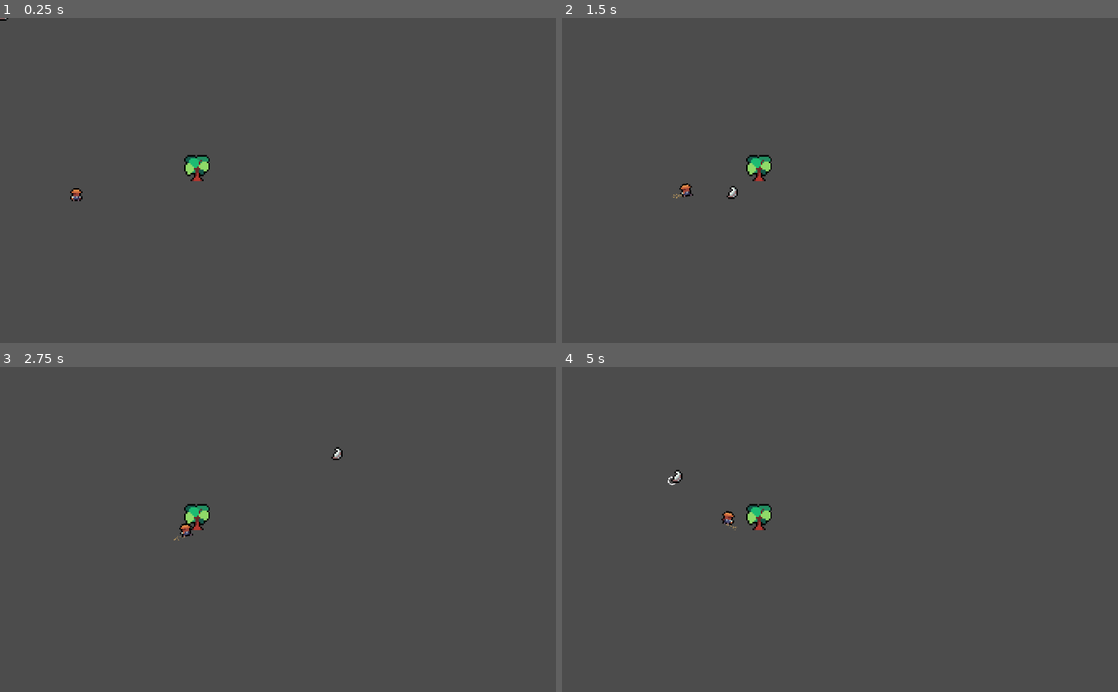
Above: before the commit, frames 1-4 (two rows, left to right).
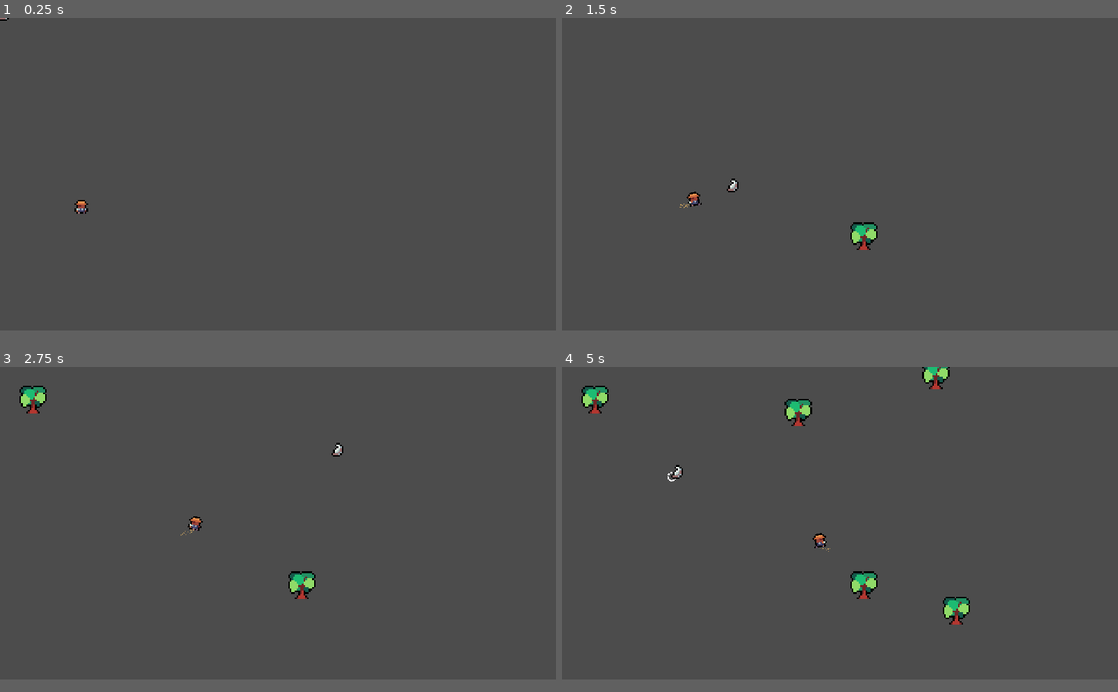
Above: after the commit, the same moments.

Repository: Fleyvera/FarmerLike
Game: Godot game, scene res://Scenes/Game.tscn
Two runs of this game, one before a commit and one after it. Both use one fixed random seed, a clock stepped at 60 frames per second and the inputs below.
Inputs (mouse positions are in pixels of both pictures, inside the frame that each line leads up to):
- Up to frame 1 (0.25 s): no input
- Up to frame 2 (1.5 s): tap Enter at 0.5 s; move the mouse to (962, 164) at 0.52 s; click (962, 164) at 0.6 s; right-click (962, 164) at 0.8 s; move the mouse to (728, 196) at 1.27 s; right-click (728, 196) at 1.35 s
- Up to frame 3 (2.75 s): click (166, 545) at 1.55 s; move the mouse to (333, 458) at 2.02 s; click (333, 458) at 2.1 s; right-click (333, 458) at 2.3 s
- Up to frame 4 (5 s): move the mouse to (812, 594) at 2.77 s; right-click (812, 594) at 2.85 s; click (812, 594) at 3.05 s; move the mouse to (1006, 578) at 3.52 s; click (1006, 578) at 3.6 s; right-click (1006, 578) at 3.8 s; move the mouse to (673, 480) at 4.27 s; right-click (673, 480) at 4.35 s; click (673, 480) at 4.55 s
In our replay, the window is 800x468 before the commit and 800x450 after it. These sizes can differ from the game's own. Grey fills any space a smaller window leaves; there, only what the larger window draws over its background counts as a difference.

The runs differ from the first frame. In frame 1, 0.5% of the frame differs, in the area x 0-38%, y 0-61%; in frame 2, 0.9%; in frame 3, 1.1%; in frame 4, 2.1%, in the area x 3-74%, y 0-80%.

Commit message:
3° Att
Interaction system
Action Progress Bar
PrefabsPool
MapGenerator started

Diff:
--- a/Prefabs/Tree.tscn
+++ b/Prefabs/Tree.tscn
@@ -1,7 +1,8 @@
-[gd_scene load_steps=7 format=2]
+[gd_scene load_steps=9 format=2]
 
 [ext_resource path="res://Sprites/TinyRanch_MapDecorations.png" type="Texture" id=1]
 [ext_resource path="res://Scripts/Tree.gd" type="Script" id=2]
+[ext_resource path="res://Scripts/TreePool.gd" type="Script" id=3]
 
 [sub_resource type="RectangleShape2D" id=11]
 extents = Vector2( 4, 1 )
@@ -9,7 +10,7 @@
 [sub_resource type="RectangleShape2D" id=12]
 
 [sub_resource type="Animation" id=13]
-resource_name = "Dropping"
+resource_name = "DroppingLeft"
 tracks/0/type = "value"
 tracks/0/path = NodePath("Sprite:rotation_degrees")
 tracks/0/interp = 1
@@ -21,6 +22,21 @@
 "transitions": PoolRealArray( 1, 1 ),
 "update": 0,
 "values": [ 0.0, -85.0 ]
+}
+
+[sub_resource type="Animation" id=15]
+resource_name = "DroppingRight"
+tracks/0/type = "value"
+tracks/0/path = NodePath("Sprite:rotation_degrees")
+tracks/0/interp = 1
+tracks/0/loop_wrap = true
+tracks/0/imported = false
+tracks/0/enabled = true
+tracks/0/keys = {
+"times": PoolRealArray( 0, 1 ),
+"transitions": PoolRealArray( 1, 1 ),
+"update": 0,
+"values": [ 0.0, 85.0 ]
 }
 
 [sub_resource type="Animation" id=14]
@@ -38,34 +54,55 @@
 "values": [ 0.0 ]
 }
 
-[node name="Tree" type="StaticBody2D" groups=["Tree"]]
-position = Vector2( 104.124, 119 )
+[node name="TreePool" type="Node2D"]
+z_index = 2
+script = ExtResource( 3 )
+
+[node name="Tree" type="StaticBody2D" parent="." groups=["Tree"]]
 scale = Vector2( 3, 3 )
-z_index = 1
+z_index = 2
 script = ExtResource( 2 )
 __meta__ = {
 "_edit_group_": true
 }
 
-[node name="CollisionShape2D" type="CollisionShape2D" parent="."]
+[node name="CollisionShape2D" type="CollisionShape2D" parent="Tree"]
 position = Vector2( 0, 7 )
 shape = SubResource( 11 )
 
-[node name="Sprite" type="Sprite" parent="."]
+[node name="ActionArea" type="Area2D" parent="Tree" groups=["Tree"]]
+
+[node name="CollisionShape2D" type="CollisionShape2D" parent="Tree/ActionArea"]
+shape = SubResource( 12 )
+
+[node name="Sprite" type="Sprite" parent="Tree"]
 position = Vector2( -0.0413322, 8 )
 texture = ExtResource( 1 )
 offset = Vector2( 0, -8 )
 region_enabled = true
 region_rect = Rect2( 32.0874, 32.0629, 15.8466, 15.9754 )
 
-[node name="ActionArea" type="Area2D" parent="." groups=["Tree"]]
-
-[node name="CollisionShape2D" type="CollisionShape2D" parent="ActionArea"]
-shape = SubResource( 12 )
-
-[node name="AnimationPlayer" type="AnimationPlayer" parent="."]
-anims/Dropping = SubResource( 13 )
+[node name="AnimationPlayer" type="AnimationPlayer" parent="Tree"]
+anims/DroppingLeft = SubResource( 13 )
+anims/DroppingRight = SubResource( 15 )
 anims/RESET = SubResource( 14 )
 
-[connection signal="area_shape_entered" from="ActionArea" to="." method="_on_ActionArea_area_shape_entered"]
-[connection signal="area_shape_exited" from="ActionArea" to="." method="_on_ActionArea_area_shape_exited"]
+[node name="TreeFx" type="CPUParticles2D" parent="Tree"]
+position = Vector2( 0, 5 )
+emitting = false
+amount = 50
+explosiveness = 0.2
+lifetime_randomness = 1.0
+local_coords = false
+emission_shape = 1
+emission_sphere_radius = 3.0
+radial_accel = 50.0
+radial_accel_random = 1.0
+angle = 50.0
+angle_random = 1.0
+scale_amount = 2.5
+scale_amount_random = 1.0
+color = Color( 0.768627, 0.619608, 0.619608, 1 )
+
+[connection signal="area_shape_entered" from="Tree/ActionArea" to="Tree" method="_on_ActionArea_area_shape_entered"]
+[connection signal="area_shape_exited" from="Tree/ActionArea" to="Tree" method="_on_ActionArea_area_shape_exited"]
--- /dev/null
+++ b/Scenes/ActionBar.tscn
@@ -0,0 +1,15 @@
+[gd_scene load_steps=2 format=2]
+
+[ext_resource path="res://Scripts/ActionBar.gd" type="Script" id=1]
+
+[node name="ActionBar" type="Node2D"]
+z_index = 5
+script = ExtResource( 1 )
+
+[node name="ProgressBar" type="ProgressBar" parent="."]
+margin_left = -20.0
+margin_top = -7.0
+margin_right = 19.0
+margin_bottom = 7.0
+rect_scale = Vector2( 1.0082, 1 )
+percent_visible = false
--- a/Scenes/Farmer.tscn
+++ b/Scenes/Farmer.tscn
@@ -9,6 +9,14 @@
 [sub_resource type="RectangleShape2D" id=6]
 extents = Vector2( 3, 4 )
 
+[sub_resource type="AtlasTexture" id=1]
+atlas = ExtResource( 1 )
+region = Rect2( 0, 0, 8, 8 )
+
+[sub_resource type="AtlasTexture" id=2]
+atlas = ExtResource( 1 )
+region = Rect2( 0, 8, 8, 8 )
+
 [sub_resource type="AtlasTexture" id=3]
 atlas = ExtResource( 1 )
 region = Rect2( 0, 16, 8, 8 )
@@ -17,25 +25,17 @@
 atlas = ExtResource( 1 )
 region = Rect2( 0, 24, 8, 8 )
 
-[sub_resource type="AtlasTexture" id=1]
-atlas = ExtResource( 1 )
-region = Rect2( 0, 0, 8, 8 )
-
-[sub_resource type="AtlasTexture" id=2]
-atlas = ExtResource( 1 )
-region = Rect2( 0, 8, 8, 8 )
-
 [sub_resource type="SpriteFrames" id=5]
 animations = [ {
+"frames": [ SubResource( 1 ), SubResource( 2 ) ],
+"loop": true,
+"name": "Idle",
+"speed": 2.0
+}, {
 "frames": [ SubResource( 3 ), SubResource( 4 ) ],
 "loop": true,
 "name": "Walk",
 "speed": 5.0
-}, {
-"frames": [ SubResource( 1 ), SubResource( 2 ) ],
-"loop": true,
-"name": "Idle",
-"speed": 2.0
 } ]
 
 [sub_resource type="Animation" id=8]
@@ -129,6 +129,7 @@
 rotation = -0.10472
 frames = SubResource( 5 )
 animation = "Walk"
+frame = 1
 playing = true
 flip_h = true
 __meta__ = {
--- a/Scenes/Game.tscn
+++ b/Scenes/Game.tscn
@@ -3,13 +3,21 @@
 [ext_resource path="res://Sprites/TinyRanch_Characters.png" type="Texture" id=1]
 [ext_resource path="res://Scripts/Farmer.gd" type="Script" id=2]
 [ext_resource path="res://Scenes/Mouse.tscn" type="PackedScene" id=3]
-[ext_resource path="res://Prefabs/Tree.tscn" type="PackedScene" id=4]
+[ext_resource path="res://Scenes/MapGenerator.tscn" type="PackedScene" id=4]
 
 [sub_resource type="RectangleShape2D" id=7]
 extents = Vector2( 0.287502, 0.262501 )
 
 [sub_resource type="RectangleShape2D" id=6]
 extents = Vector2( 3, 4 )
+
+[sub_resource type="AtlasTexture" id=1]
+atlas = ExtResource( 1 )
+region = Rect2( 0, 0, 8, 8 )
+
+[sub_resource type="AtlasTexture" id=2]
+atlas = ExtResource( 1 )
+region = Rect2( 0, 8, 8, 8 )
 
 [sub_resource type="AtlasTexture" id=3]
 atlas = ExtResource( 1 )
@@ -19,25 +27,17 @@
 atlas = ExtResource( 1 )
 region = Rect2( 0, 24, 8, 8 )
 
-[sub_resource type="AtlasTexture" id=1]
-atlas = ExtResource( 1 )
-region = Rect2( 0, 0, 8, 8 )
-
-[sub_resource type="AtlasTexture" id=2]
-atlas = ExtResource( 1 )
-region = Rect2( 0, 8, 8, 8 )
-
 [sub_resource type="SpriteFrames" id=5]
 animations = [ {
+"frames": [ SubResource( 1 ), SubResource( 2 ) ],
+"loop": true,
+"name": "Idle",
+"speed": 2.0
+}, {
 "frames": [ SubResource( 3 ), SubResource( 4 ) ],
 "loop": true,
 "name": "Walk",
 "speed": 5.0
-}, {
-"frames": [ SubResource( 1 ), SubResource( 2 ) ],
-"loop": true,
-"name": "Idle",
-"speed": 2.0
 } ]
 
 [sub_resource type="Animation" id=8]
@@ -93,12 +93,9 @@
 
 [node name="Mouse" parent="." instance=ExtResource( 3 )]
 position = Vector2( 98, 544 )
-z_index = 5
-
-[node name="Tree" parent="." instance=ExtResource( 4 )]
-position = Vector2( 366.963, 277 )
 
 [node name="FarmerRoot" type="Node2D" parent="."]
+z_index = 1
 
 [node name="MousePoint" type="Area2D" parent="FarmerRoot"]
 position = Vector2( -139, 293 )
@@ -141,6 +138,7 @@
 rotation = -0.10472
 frames = SubResource( 5 )
 animation = "Walk"
+frame = 1
 playing = true
 flip_h = true
 __meta__ = {
@@ -152,5 +150,7 @@
 anims/RESET = SubResource( 9 )
 anims/Walk = SubResource( 10 )
 
+[node name="MapGenerator" parent="." instance=ExtResource( 4 )]
+
 [connection signal="body_entered" from="FarmerRoot/MousePoint" to="FarmerRoot/Farmer" method="_on_MousePoint_body_entered"]
 [connection signal="body_exited" from="FarmerRoot/MousePoint" to="FarmerRoot/Farmer" method="_on_MousePoint_body_exited"]
--- /dev/null
+++ b/Scenes/Map.tscn
@@ -0,0 +1,3 @@
+[gd_scene format=2]
+
+[node name="Map" type="Node2D"]
--- /dev/null
+++ b/Scenes/MapGenerator.tscn
@@ -0,0 +1,11 @@
+[gd_scene load_steps=2 format=2]
+
+[ext_resource path="res://Scripts/MapGenerator.gd" type="Script" id=1]
+
+[node name="MapGenerator" type="Node2D"]
+script = ExtResource( 1 )
+
+[node name="Timer" type="Timer" parent="."]
+autostart = true
+
+[connection signal="timeout" from="Timer" to="." method="_on_Timer_timeout"]
--- a/Scenes/Mouse.tscn
+++ b/Scenes/Mouse.tscn
@@ -8,6 +8,7 @@
 
 [node name="Mouse" type="Node2D" groups=["Mouse"]]
 scale = Vector2( 3, 3 )
+z_index = 10
 script = ExtResource( 1 )
 
 [node name="Sprite" type="Sprite" parent="."]
--- /dev/null
+++ b/Scripts/ActionBar.gd
@@ -0,0 +1,23 @@
+extends Node2D
+
+
+export (float) var time
+
+
+func _ready():
+
+	$ProgressBar.max_value = time
+
+	pass
+
+
+
+func _process(delta):
+
+
+	$ProgressBar.value += delta
+
+	if $ProgressBar.value == $ProgressBar.max_value:
+		queue_free()
+
+	pass
--- a/Scripts/Farmer.gd
+++ b/Scripts/Farmer.gd
@@ -16,6 +16,8 @@
 	move(delta)
 
 	animation()
+
+	action()
 	pass
 
 
@@ -23,8 +25,8 @@
 
 
 
-	if Input.is_action_just_pressed("Click"):
-		speed = 100
+	if Input.is_action_just_pressed("Click") and Global.acting == false:
+		speed = Global.speed
 
 		mpos = get_global_mouse_position()
 
@@ -65,6 +67,7 @@
 	pass
 
 
+#Sistema de andar e parar
 func _on_MousePoint_body_entered(body):
 
 	if body.name == "Farmer":
@@ -76,6 +79,16 @@
 func _on_MousePoint_body_exited(body):
 
 	if body.name == "Farmer":
-		speed = 100
+		speed = Global.speed
 
 	pass
+
+
+#Sistema de interacao
+func action():
+
+	if Global.acting:
+		speed = 0
+
+
+	pass
--- /dev/null
+++ b/Scripts/Global.gd
@@ -0,0 +1,19 @@
+extends Node
+
+
+var speed = 100
+
+var acting = false
+
+var cuttingTime = 5
+
+
+# Called when the node enters the scene tree for the first time.
+func _ready():
+	pass # Replace with function body.
+
+
+# Called every frame. 'delta' is the elapsed time since the previous frame.
+func _process(delta):
+
+	pass
--- /dev/null
+++ b/Scripts/MapGenerator.gd
@@ -0,0 +1,33 @@
+extends Node2D
+
+
+var treePool = preload("res://Prefabs/Tree.tscn")
+
+
+func _ready():
+
+	pass
+
+
+func _process(delta):
+	pass
+
+
+func treeSpawner():
+	var nTreePool = treePool.instance()
+
+	var tree = nTreePool.spawnRandomTree()
+
+	randomize()
+
+	tree.global_position = Vector2(rand_range(0 , get_viewport().size.x) , rand_range(0 , get_viewport().size.y) )
+
+	get_owner().call_deferred("add_child", tree)
+	pass
+
+
+func _on_Timer_timeout():
+
+	treeSpawner()
+
+	pass # Replace with function body.
--- a/Scripts/Mouse.gd
+++ b/Scripts/Mouse.gd
@@ -39,7 +39,7 @@
 
 func _on_Area2D_area_shape_exited(area_rid, area, area_shape_index, local_shape_index):
 
-	if area.is_in_group("Tree"):
+	if area != null and area.is_in_group("Tree"):
 		$Sprite.frame = 12
 
 	pass # Replace with function body.
--- a/Scripts/Tree.gd
+++ b/Scripts/Tree.gd
@@ -2,6 +2,7 @@
 
 var clickOn = false
 onready var farmer = get_node("../FarmerRoot/Farmer")
+const actionBar = preload("res://Scenes/ActionBar.tscn")
 
 func _ready():
 	pass
@@ -10,34 +11,75 @@
 
 func _process(delta):
 
+	drop(delta)
+
+	pass
+
+
+#Sistema de cair
+func drop(delta):
+
+
 	if Input.is_action_just_pressed("RightClick") and clickOn:
 
 		#pega distancia para ver se e possivel interacao
 		var distance = Vector2(global_position).distance_to(farmer.global_position)
 
+		#testa se esta perto para interagir
 		if distance >= 45:
 			print("Você está muito longe")
-		else:
-			$AnimationPlayer.play("Dropping")
+		elif distance <= 45 and Global.acting == false:
+			#Iniciar interacao
+			Global.acting = true
+#			$ActionArea.queue_free()
+
+			#Chamar barrinha de progresso
+			actionBar()
+
+
+
+			#Teste para ver qual lado cair
+			var dropAnim
+
+			if global_position.x > farmer.global_position.x:
+				dropAnim = "DroppingRight"
+			else:
+				dropAnim = "DroppingLeft"
+
+
+
+			#Sistema de queda
+			$TreeFx.emitting = true
+			yield(get_tree().create_timer(Global.cuttingTime), "timeout")
+			z_index = 0
+			$TreeFx.emitting = false
+			$AnimationPlayer.play(dropAnim)
 			yield(get_tree().create_timer(1), "timeout")
 			queue_free()
 
+			#Finalizar interacao
+			Global.acting = false
 		print(distance)
+
+	pass
+
+
+#Sistema de chamar barrinha de acao
+func actionBar():
+
+	var nActionBar = actionBar.instance()
+
+	nActionBar.time = Global.cuttingTime
+
+	nActionBar.global_position = global_position
+
+	get_parent().add_child(nActionBar)
 
 
 	pass
 
 
-#funcao de cair
-func drop(delta):
-
-	var timer
-
-	pass
-
-
-
-
+#Sistema de interacao com o mouse
 func _on_ActionArea_area_shape_entered(area_rid, area, area_shape_index, local_shape_index):
 
 	if area.is_in_group("Mouse"):
@@ -51,7 +93,7 @@
 
 func _on_ActionArea_area_shape_exited(area_rid, area, area_shape_index, local_shape_index):
 
-	if area.is_in_group("Mouse"):
+	if area != null and area.is_in_group("Mouse"):
 
 		clickOn = false
 
--- /dev/null
+++ b/Scripts/TreePool.gd
@@ -0,0 +1,23 @@
+extends Node2D
+
+
+
+func spawnTree(valor):
+	return get_children()[valor].duplicate()
+
+func spawnRandomTree():
+	return get_children()[rand_range(0 , get_children().size()) ].duplicate()
+
+
+func _ready():
+
+
+
+	pass
+
+
+
+func _process(delta):
+
+
+	pass
--- a/project.godot
+++ b/project.godot
@@ -13,6 +13,17 @@
 config/name="Farmer Like"
 run/main_scene="res://Scenes/Game.tscn"
 config/icon="res://icon.png"
+
+[autoload]
+
+Global="*res://Scripts/Global.gd"
+
+[display]
+
+window/size/width=960
+window/size/height=540
+window/stretch/mode="2d"
+window/stretch/aspect="keep"
 
 [input]
 
